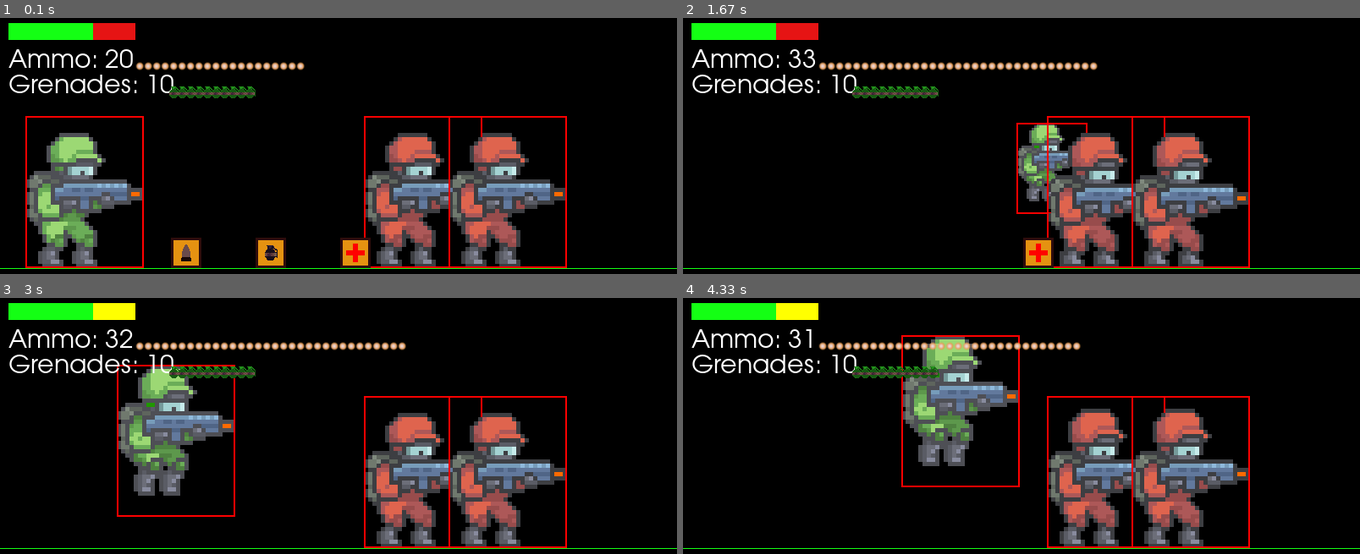
Above: before the commit, frames 1-4 (two rows, left to right).
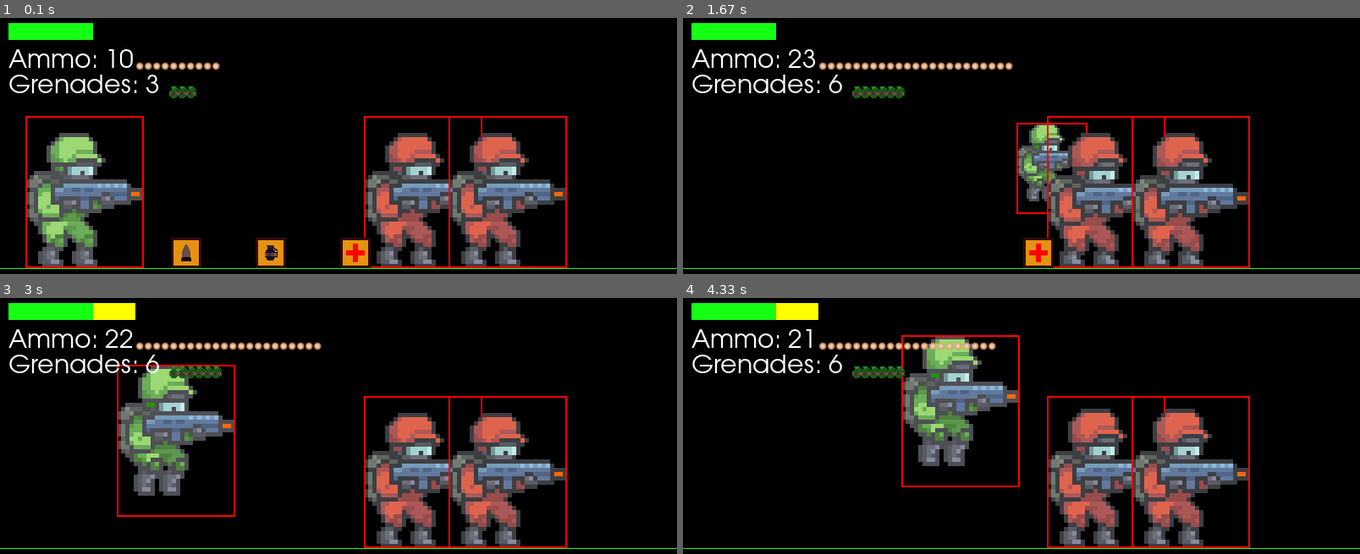
Above: after the commit, the same moments.

Repository: olibark/ALEVEL
Game: pygame game, started from PyGame/PART2ON/main.py
Two runs of this game, one before a commit and one after it. Both use one fixed random seed, a clock stepped at 60 frames per second and the inputs below.
Inputs:
- Up to frame 1 (0.1 s): no input
- Up to frame 2 (1.67 s): tap J at 0.33, 0.82 s; hold D 0.67-1.13 s; tap Space at 0.73, 1.03, 1.23, 1.53 s; hold D 1.17-1.63 s; tap Shift at 1.32 s
- Up to frame 3 (3 s): hold A 1.67-2.2 s; tap Space at 1.73, 2.03, 2.3, 2.6, 2.73 s; hold A 2.23-2.63 s; tap J at 2.38 s; hold D from 2.67 s (still down); tap Shift at 2.82 s
- Up to frame 4 (4.33 s): tap Space at 3.03, 3.4, 3.7, 3.9, 4.2 s; release D at 3.3 s; hold A 3.33-3.8 s; hold D 3.83-4.3 s; tap J at 3.98 s

The runs differ from the first frame. In frame 1, 1.3% of the frame differs, in the area x 13-45%, y 1-32%; in frame 2, 1.1%; in frame 3, 0.7%; in frame 4, 0.7%.

Commit message:
working commit, health bars, image bars, extra health

Diff:
--- a/PyGame/PART2ON/background.py
+++ b/PyGame/PART2ON/background.py
@@ -23,7 +23,7 @@
         self.health = health
 
         # draw background representing total possible health
-        pygame.draw.rect(screen, c.RED, (self.x, self.y, self.maxHealth, 20))
+        pygame.draw.rect(screen, c.RED, (self.x, self.y, self.maxHealth - 50, 20))
 
         # draw normal health in green (capped at 100)
         normal_health = min(self.health, 100)
--- a/PyGame/PART2ON/constants.py
+++ b/PyGame/PART2ON/constants.py
@@ -10,7 +10,7 @@
 FPS = 60
 TILESIZE = 40
 EXPLOSION_DAMAGE = 50
-WEAPON_COOLDOWN = 0.5 #seconds
+WEAPON_COOLDOWN = 10#miliseconds
 BACKGROUND = (0, 0, 0)
 GREEN = (20, 255, 20)
 WHITE = (255, 255, 255)
@@ -45,4 +45,4 @@
 
 MAX_HEALTH = 150
 MAX_AMMO = 40
-MAX_GRENADES = 10
+MAX_GRENADES = 15
--- a/PyGame/PART2ON/init.py
+++ b/PyGame/PART2ON/init.py
@@ -5,7 +5,7 @@
 import background as bg
 
 STATS = {
-    'player': {'x': 100, 'y': c.GROUND, 'scale': 5, 'speed': 6, 'ammo': 20, 'grenades': 10},
+    'player': {'x': 100, 'y': c.GROUND, 'scale': 5, 'speed': 6, 'ammo': 10, 'grenades': 3},
     'enemy': {'x': 500, 'y': c.GROUND, 'scale': 5, 'speed': 5, 'ammo': 10, 'grenades': 0},
     'enemy2': {'x': 600, 'y': c.GROUND, 'scale': 5, 'speed': 5, 'ammo': 10, 'grenades': 0}
 }
--- a/PyGame/PART2ON/player.py
+++ b/PyGame/PART2ON/player.py
@@ -170,7 +170,7 @@
 
     def shoot(self):
         if self.shotCooldown <= 0 and self.ammo > 0:
-            self.shotCooldown = 10 # Cooldown time in frames ( 1/3 of second )
+            self.shotCooldown = c.WEAPON_COOLDOWN
             bullet = b.Bullet(
                 self.rect.centerx + (0.6 * self.rect.size[0] * self.direction),
                 self.rect.centery,
